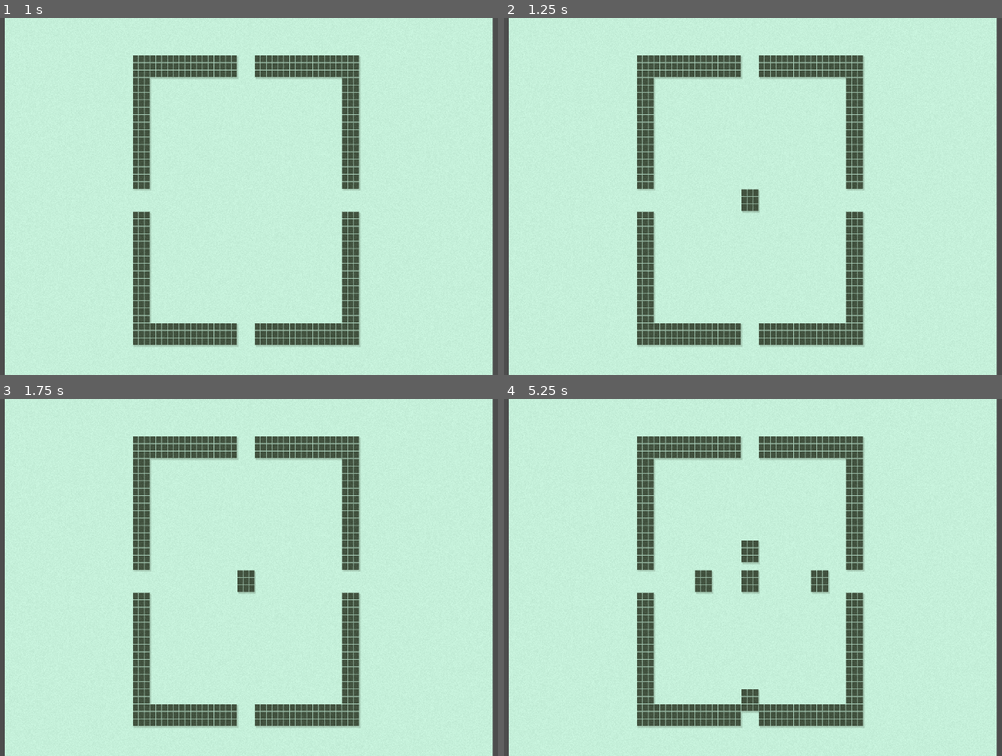
Above: before the commit, frames 1-4 (two rows, left to right).
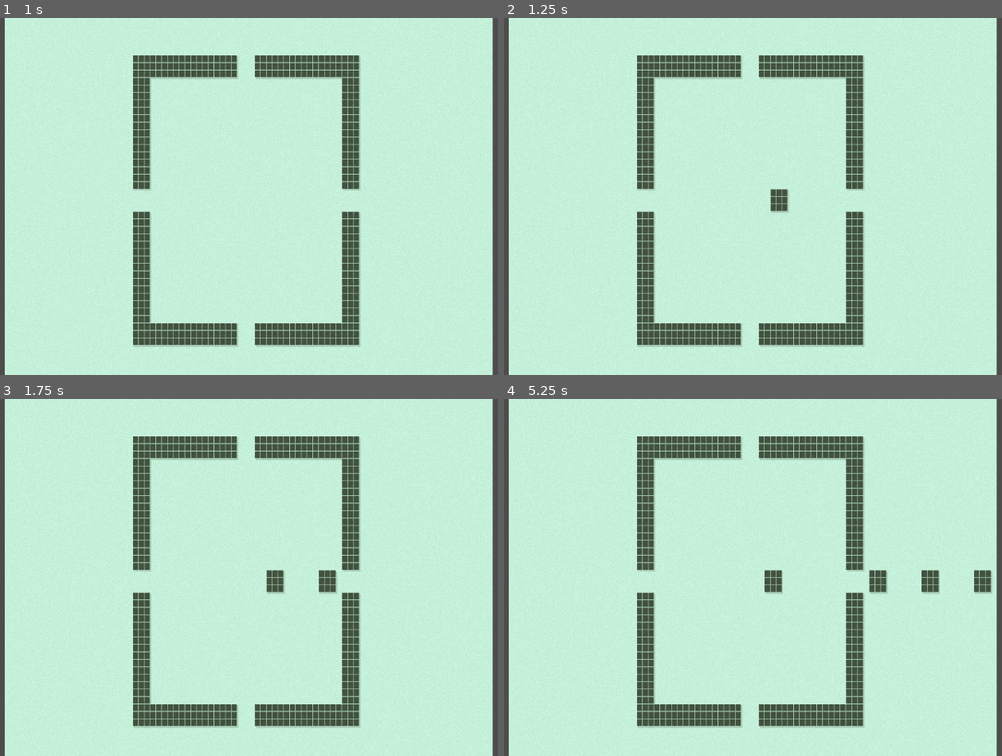
Above: after the commit, the same moments.

Repository: Gonzalo-Ortega/Nokia-Jam-6
Game: Godot game, scene res://scenes/Main.tscn
The game is run twice, just before and just after one commit, with the same random seed, the same clock (stepped at 60 frames per second) and the same inputs. Sound files missing from this copy of the repository are replaced by a short silence.
Inputs:
- Up to frame 1 (1 s): tap Enter at 0.5 s
- Up to frame 2 (1.25 s): no input
- Up to frame 3 (1.75 s): no input
- Up to frame 4 (5.25 s): no input

Frame 1 is identical in both runs. In frame 2, 0.5% of the frame differs, in the area x 47-58%, y 47-55%; in frame 3, 0.7%; in frame 4, 2.2%, in the area x 38-99%, y 39-88%.

Commit message:
Music working

Diff:
--- /dev/null
+++ b/midi_files/basic_test.json
@@ -0,0 +1,804 @@
+[
+    {
+        "name": "TripleOscillator",
+        "notes": []
+    },
+    {
+        "name": "bass",
+        "notes": [
+            [
+                48,
+                0,
+                32
+            ],
+            [
+                48,
+                128,
+                32
+            ],
+            [
+                48,
+                256,
+                32
+            ],
+            [
+                48,
+                512,
+                32
+            ],
+            [
+                48,
+                640,
+                32
+            ],
+            [
+                48,
+                768,
+                32
+            ],
+            [
+                48,
+                1024,
+                32
+            ],
+            [
+                48,
+                1152,
+                32
+            ],
+            [
+                48,
+                1280,
+                32
+            ],
+            [
+                55,
+                1408,
+                32
+            ],
+            [
+                54,
+                1440,
+                32
+            ],
+            [
+                48,
+                1536,
+                32
+            ],
+            [
+                48,
+                1664,
+                32
+            ],
+            [
+                48,
+                1792,
+                32
+            ],
+            [
+                50,
+                1856,
+                32
+            ],
+            [
+                54,
+                1920,
+                32
+            ],
+            [
+                58,
+                1952,
+                96
+            ],
+            [
+                48,
+                2048,
+                32
+            ],
+            [
+                48,
+                2304,
+                32
+            ],
+            [
+                54,
+                2336,
+                32
+            ],
+            [
+                55,
+                2368,
+                32
+            ],
+            [
+                54,
+                2400,
+                32
+            ],
+            [
+                48,
+                2432,
+                32
+            ],
+            [
+                55,
+                2464,
+                32
+            ],
+            [
+                48,
+                2496,
+                32
+            ],
+            [
+                48,
+                2560,
+                32
+            ],
+            [
+                48,
+                2688,
+                32
+            ],
+            [
+                48,
+                2816,
+                32
+            ],
+            [
+                48,
+                3072,
+                32
+            ],
+            [
+                48,
+                3200,
+                32
+            ],
+            [
+                48,
+                3328,
+                32
+            ],
+            [
+                48,
+                3392,
+                32
+            ],
+            [
+                51,
+                3456,
+                32
+            ],
+            [
+                51,
+                3520,
+                32
+            ],
+            [
+                48,
+                3584,
+                32
+            ],
+            [
+                54,
+                3616,
+                32
+            ],
+            [
+                55,
+                3648,
+                32
+            ],
+            [
+                54,
+                3680,
+                32
+            ],
+            [
+                48,
+                3712,
+                32
+            ],
+            [
+                51,
+                3744,
+                32
+            ],
+            [
+                48,
+                3776,
+                32
+            ],
+            [
+                51,
+                3808,
+                32
+            ],
+            [
+                65,
+                3840,
+                32
+            ],
+            [
+                48,
+                3872,
+                32
+            ],
+            [
+                65,
+                3904,
+                32
+            ],
+            [
+                48,
+                3968,
+                32
+            ],
+            [
+                51,
+                4000,
+                32
+            ],
+            [
+                60,
+                4032,
+                32
+            ],
+            [
+                51,
+                4064,
+                32
+            ],
+            [
+                48,
+                4096,
+                32
+            ],
+            [
+                54,
+                4128,
+                32
+            ],
+            [
+                55,
+                4160,
+                32
+            ],
+            [
+                54,
+                4192,
+                32
+            ],
+            [
+                48,
+                4224,
+                32
+            ],
+            [
+                51,
+                4256,
+                32
+            ],
+            [
+                48,
+                4288,
+                32
+            ],
+            [
+                51,
+                4320,
+                32
+            ],
+            [
+                65,
+                4352,
+                32
+            ],
+            [
+                48,
+                4384,
+                32
+            ],
+            [
+                65,
+                4416,
+                32
+            ],
+            [
+                51,
+                4480,
+                32
+            ],
+            [
+                55,
+                4512,
+                32
+            ],
+            [
+                63,
+                4544,
+                32
+            ],
+            [
+                55,
+                4576,
+                32
+            ],
+            [
+                48,
+                4608,
+                32
+            ],
+            [
+                54,
+                4640,
+                32
+            ],
+            [
+                55,
+                4672,
+                32
+            ],
+            [
+                54,
+                4704,
+                32
+            ],
+            [
+                48,
+                4736,
+                32
+            ],
+            [
+                51,
+                4768,
+                32
+            ],
+            [
+                48,
+                4800,
+                32
+            ],
+            [
+                51,
+                4832,
+                32
+            ],
+            [
+                65,
+                4864,
+                32
+            ],
+            [
+                48,
+                4896,
+                32
+            ],
+            [
+                65,
+                4928,
+                32
+            ],
+            [
+                48,
+                4992,
+                32
+            ],
+            [
+                51,
+                5024,
+                32
+            ],
+            [
+                63,
+                5056,
+                32
+            ],
+            [
+                51,
+                5088,
+                32
+            ],
+            [
+                48,
+                5120,
+                32
+            ],
+            [
+                54,
+                5152,
+                32
+            ],
+            [
+                55,
+                5184,
+                32
+            ],
+            [
+                54,
+                5216,
+                32
+            ],
+            [
+                48,
+                5248,
+                32
+            ],
+            [
+                51,
+                5280,
+                32
+            ],
+            [
+                48,
+                5312,
+                32
+            ],
+            [
+                51,
+                5344,
+                32
+            ],
+            [
+                65,
+                5376,
+                32
+            ],
+            [
+                48,
+                5408,
+                32
+            ],
+            [
+                65,
+                5440,
+                32
+            ],
+            [
+                48,
+                5504,
+                32
+            ],
+            [
+                51,
+                5536,
+                32
+            ],
+            [
+                67,
+                5568,
+                32
+            ],
+            [
+                51,
+                5600,
+                32
+            ],
+            [
+                60,
+                5632,
+                32
+            ],
+            [
+                66,
+                5664,
+                32
+            ],
+            [
+                67,
+                5696,
+                32
+            ],
+            [
+                66,
+                5728,
+                32
+            ],
+            [
+                60,
+                5760,
+                32
+            ],
+            [
+                63,
+                5792,
+                32
+            ],
+            [
+                60,
+                5824,
+                32
+            ],
+            [
+                63,
+                5856,
+                32
+            ],
+            [
+                53,
+                5888,
+                32
+            ],
+            [
+                60,
+                5920,
+                32
+            ],
+            [
+                53,
+                5952,
+                32
+            ],
+            [
+                60,
+                6016,
+                32
+            ],
+            [
+                63,
+                6048,
+                32
+            ],
+            [
+                48,
+                6080,
+                32
+            ],
+            [
+                63,
+                6112,
+                32
+            ],
+            [
+                60,
+                6144,
+                32
+            ],
+            [
+                66,
+                6176,
+                32
+            ],
+            [
+                67,
+                6208,
+                32
+            ],
+            [
+                66,
+                6240,
+                32
+            ],
+            [
+                60,
+                6272,
+                32
+            ],
+            [
+                63,
+                6304,
+                32
+            ],
+            [
+                60,
+                6336,
+                32
+            ],
+            [
+                63,
+                6368,
+                32
+            ],
+            [
+                53,
+                6400,
+                32
+            ],
+            [
+                60,
+                6432,
+                32
+            ],
+            [
+                53,
+                6464,
+                32
+            ],
+            [
+                63,
+                6528,
+                32
+            ],
+            [
+                67,
+                6560,
+                32
+            ],
+            [
+                51,
+                6592,
+                32
+            ],
+            [
+                67,
+                6624,
+                32
+            ],
+            [
+                60,
+                6656,
+                32
+            ],
+            [
+                66,
+                6688,
+                32
+            ],
+            [
+                67,
+                6720,
+                32
+            ],
+            [
+                66,
+                6752,
+                32
+            ],
+            [
+                60,
+                6784,
+                32
+            ],
+            [
+                63,
+                6816,
+                32
+            ],
+            [
+                60,
+                6848,
+                32
+            ],
+            [
+                63,
+                6880,
+                32
+            ],
+            [
+                53,
+                6912,
+                32
+            ],
+            [
+                60,
+                6944,
+                32
+            ],
+            [
+                53,
+                6976,
+                32
+            ],
+            [
+                60,
+                7040,
+                32
+            ],
+            [
+                63,
+                7072,
+                32
+            ],
+            [
+                51,
+                7104,
+                32
+            ],
+            [
+                63,
+                7136,
+                32
+            ],
+            [
+                60,
+                7168,
+                32
+            ],
+            [
+                66,
+                7200,
+                32
+            ],
+            [
+                67,
+                7232,
+                32
+            ],
+            [
+                66,
+                7264,
+                32
+            ],
+            [
+                60,
+                7296,
+                32
+            ],
+            [
+                63,
+                7328,
+                32
+            ],
+            [
+                60,
+                7360,
+                32
+            ],
+            [
+                63,
+                7392,
+                32
+            ],
+            [
+                53,
+                7424,
+                32
+            ],
+            [
+                60,
+                7456,
+                32
+            ],
+            [
+                53,
+                7488,
+                32
+            ],
+            [
+                60,
+                7552,
+                32
+            ],
+            [
+                63,
+                7584,
+                32
+            ],
+            [
+                55,
+                7616,
+                32
+            ],
+            [
+                63,
+                7648,
+                32
+            ],
+            [
+                48,
+                7680,
+                32
+            ],
+            [
+                48,
+                7808,
+                32
+            ],
+            [
+                48,
+                7936,
+                32
+            ]
+        ]
+    },
+    {
+        "name": "main line",
+        "notes": []
+    },
+    {
+        "name": "Kicker",
+        "notes": []
+    }
+]
--- a/project.godot
+++ b/project.godot
@@ -15,6 +15,10 @@
 config/features=PackedStringArray("4.2", "Forward Plus")
 run/max_fps=15
 config/icon="res://icon.svg"
+
+[dotnet]
+
+project/assembly_name="nokia6jam"
 
 [gui]
 
--- a/scenes/Level.tscn
+++ b/scenes/Level.tscn
@@ -1,8 +1,9 @@
-[gd_scene load_steps=5 format=3 uid="uid://ds8myo14sgt1"]
+[gd_scene load_steps=6 format=3 uid="uid://ds8myo14sgt1"]
 
 [ext_resource type="Script" path="res://scripts/level.gd" id="1_cneny"]
 [ext_resource type="AudioStream" uid="uid://qb2rj0m120e7" path="res://assets/sounds/nokia_3310_sounds/nokia_soundpack_@trix/blip10.wav" id="2_4ny13"]
 [ext_resource type="AudioStream" uid="uid://5chpqyavjnd2" path="res://assets/sounds/nokia_3310_sounds/nokia_soundpack_@trix/C5.wav" id="3_hbh5j"]
+[ext_resource type="PackedScene" uid="uid://dg1xhqmth8x5n" path="res://scenes/SoundPlayer.tscn" id="5_csd60"]
 [ext_resource type="PackedScene" uid="uid://b4mg4iklva47m" path="res://scenes/Border.tscn" id="5_n5bxg"]
 
 [node name="Level" type="Node"]
@@ -14,8 +15,6 @@
 [node name="FailSound" type="AudioStreamPlayer" parent="."]
 stream = ExtResource("3_hbh5j")
 
-[node name="Tempo" type="Timer" parent="."]
-
 [node name="Backgruond" type="ColorRect" parent="."]
 offset_right = 84.0
 offset_bottom = 48.0
@@ -24,4 +23,8 @@
 [node name="Border" parent="." instance=ExtResource("5_n5bxg")]
 position = Vector2(41, 23)
 
+[node name="Tempo" type="Timer" parent="."]
+
+[node name="SoundPlayer" parent="." instance=ExtResource("5_csd60")]
+
 [connection signal="timeout" from="Tempo" to="." method="_on_tempo_timeout"]
--- a/scenes/Note.tscn
+++ b/scenes/Note.tscn
@@ -27,3 +27,10 @@
 
 [node name="CollisionShape2D" type="CollisionShape2D" parent="."]
 shape = SubResource("RectangleShape2D_n4shs")
+
+[node name="Timer" type="Timer" parent="."]
+wait_time = 10.0
+one_shot = true
+autostart = true
+
+[connection signal="timeout" from="Timer" to="." method="_on_timer_timeout"]
--- /dev/null
+++ b/scenes/SoundPlayer.tscn
@@ -0,0 +1,13 @@
+[gd_scene load_steps=2 format=3 uid="uid://dg1xhqmth8x5n"]
+
+[ext_resource type="Script" path="res://scripts/sound_player.gd" id="1_tv0xm"]
+
+[node name="SoundPlayer" type="Node"]
+script = ExtResource("1_tv0xm")
+
+[node name="AudioStreamPlayer" type="AudioStreamPlayer" parent="."]
+
+[node name="Timer" type="Timer" parent="."]
+
+[connection signal="finished" from="AudioStreamPlayer" to="." method="_on_audio_stream_player_finished"]
+[connection signal="timeout" from="Timer" to="." method="_on_timer_timeout"]
--- a/scripts/level.gd
+++ b/scripts/level.gd
@@ -1,20 +1,59 @@
 extends Node
-
 
 var Note = preload("res://scenes/Note.tscn")
 var notes = []
-
-@export var tempo_time = 1 # In seconds
+var global_time_step = 0
+var step_time = 43
 
 
+@export var tempo_time = 1.0/256 # In seconds
+
+@export var delay = 1 # In seconds
+
+func read_midi():
+	var file = FileAccess.open("res://midi_files/basic_test.json", FileAccess.READ)
+	var json = JSON.new()
+	var error = json.parse(file.get_as_text())
+	if error != OK:
+		print("Error parsing JSON")
+		return
+	var config = json.get_data()
+	file.close()
+
+	for instrument in config:
+		if instrument.name == "bass":
+			for note in instrument["notes"]:
+				notes.append(note)
+
 func _ready():
-	$Tempo.wait_time = tempo_time
+
+	read_midi()
+
+
+	$Tempo.wait_time = 0
 	$Tempo.start()
 
+var index = 0
+func _on_tempo_timeout():
 
-func _on_tempo_timeout():
-	$TempoBeat.play()
-	$Tempo.start()
-	var note = Note.instantiate()
-	$Tempo.timeout.connect(note._on_tempo_timeout)
-	add_child(note)
+	# Get the first note in the list
+	var note = notes[index]
+
+	# Play the note
+	$SoundPlayer.play_note_stream(int(note[0]), int(note[2])*tempo_time)
+
+	# Increment the index
+	index += 1
+
+	# If there are more notes, schedule the next one
+	if index < len(notes):
+		var next_note = notes[index]
+		$Tempo.wait_time = (int(next_note[1]) - int(note[1]))*tempo_time
+		$Tempo.start()
+	else:
+		$Tempo.stop()
+
+	var note_entity = Note.instantiate()
+	note_entity.direction = int((int(note[0]) - 45)*4.0/33)+1
+	print(note_entity.direction)
+	add_child(note_entity)
--- a/scripts/note.gd
+++ b/scripts/note.gd
@@ -1,7 +1,7 @@
 extends StaticBody2D
 
 var time = 0
-var speed = 4
+var delay = 1
 var tone = 1
 var direction = 1
 
@@ -12,30 +12,26 @@
 func  _ready():
 	viewport_rect = get_viewport_rect()
 	position = viewport_rect.get_center()
-	direction = randi_range (1, 4)
+
+# Get delta vector from speed and dir
+func get_delta_vector():
+	var delta = Vector2()
+	if direction == 1:
+		delta = Vector2(1, 0)
+	if direction == 2:
+		delta = Vector2(0, 1)
+	if direction == 3:
+		delta = Vector2(-1, 0)
+	if direction == 4:
+		delta = Vector2(0, -1)
+	return delta * (18.0/delay)
 
 
-func configure(time, speed, tone):
-	self.time = time
-	self.speed = speed
-	self.tone = tone
+# Move exactly 10u in delay seconds
+func _process(delta):
+	position += get_delta_vector()*delta
 
+func _on_timer_timeout():
 
-func _on_tempo_timeout():
-	match direction:
-		1: position.x -= speed
-		2: position.x += speed
-		3: position.y -= speed
-		4: position.y += speed
-
-	if is_out_of_screen():
-		#queue_free()
-		pass
-
-
-func is_out_of_screen() -> bool:
-
-	return position.x < viewport_rect.size.x - 10 || \
-		   position.x > viewport_rect.size.x + 10 || \
-		   position.y < viewport_rect.size.y - 10 || \
-		   position.y > viewport_rect.size.y + 10
+	# Remove this object from the scene
+	queue_free()
--- /dev/null
+++ b/scripts/sound_player.gd
@@ -0,0 +1,38 @@
+extends Node
+
+var note_streams = {}
+
+# Load all wav streams from the directory
+func load_wav_files(directory):
+	var dir = DirAccess.open(directory)
+	dir.list_dir_begin()
+	var file_name = dir.get_next()
+	while file_name != "":
+		if file_name.get_extension() == "wav":
+			var stream = load(directory + "/" + file_name)
+			note_streams[int(file_name.replace(".wav", ""))] = stream
+		file_name = dir.get_next()
+	dir.list_dir_end()
+
+func play_note_stream(index, duration):
+	if index in note_streams:
+		var stream = note_streams[index]
+		$Timer.wait_time = duration
+		$Timer.start()
+		$AudioStreamPlayer.stream = stream
+		$AudioStreamPlayer.play()
+
+# Called when the AudioStreamPlayer is done playing
+func _on_audio_stream_player_finished():
+	# If the timer is still running, repeat the note
+	if $Timer.is_stopped() == false:
+		$AudioStreamPlayer.play()
+
+
+# Called when the node enters the scene tree for the first time.
+func _ready():
+	load_wav_files("res://assets/sounds/midi_sounds")
+
+
+func _on_timer_timeout():
+	$AudioStreamPlayer.stop()
Not shown, added: assets/sounds/midi_sounds/48.wav.import
Not shown, added: assets/sounds/midi_sounds/49.wav.import
Not shown, added: assets/sounds/midi_sounds/50.wav.import
Not shown, added: assets/sounds/midi_sounds/51.wav.import
Not shown, added: assets/sounds/midi_sounds/52.wav.import
Not shown, added: assets/sounds/midi_sounds/53.wav.import
Not shown, added: assets/sounds/midi_sounds/54.wav.import
Not shown, added: assets/sounds/midi_sounds/55.wav.import
Not shown, added: assets/sounds/midi_sounds/56.wav.import
Not shown, added: assets/sounds/midi_sounds/57.wav.import
Not shown, added: assets/sounds/midi_sounds/58.wav.import
Not shown, added: assets/sounds/midi_sounds/59.wav.import
(and 62 more such lines)
